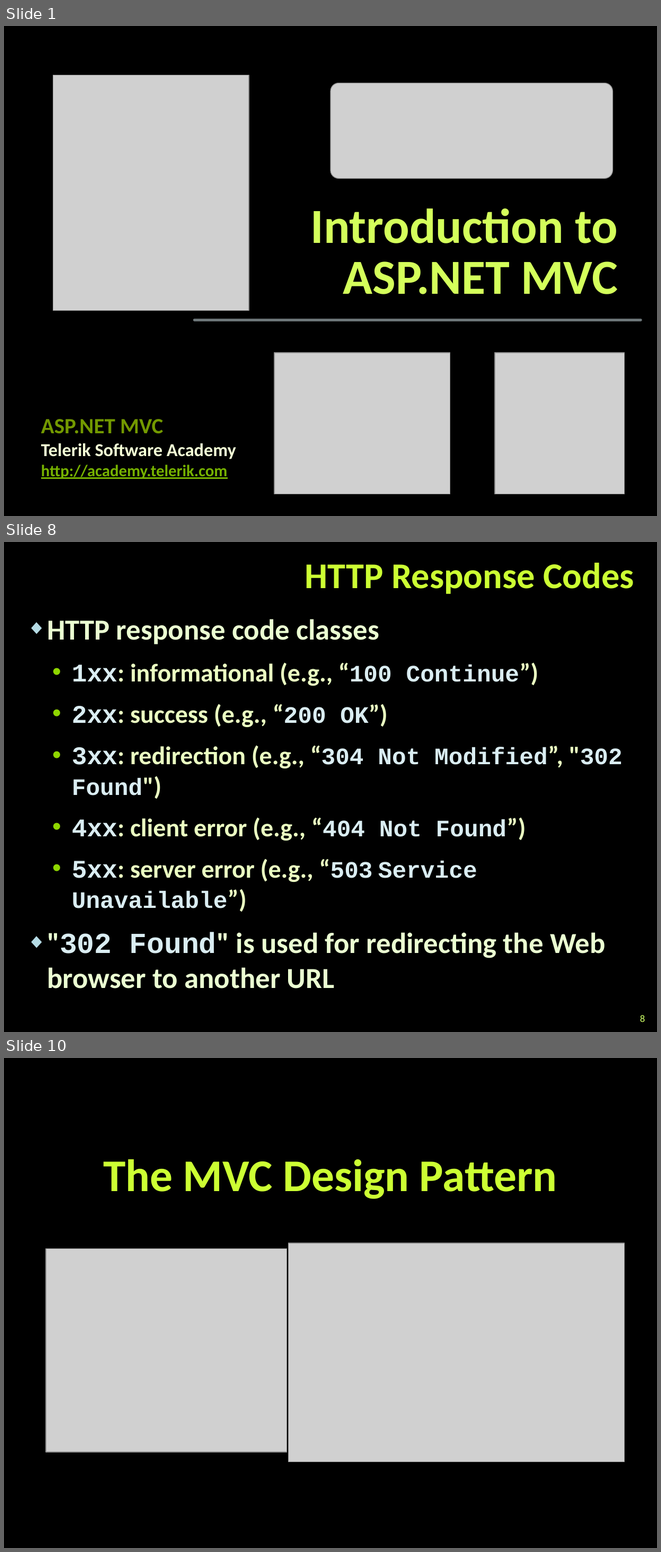
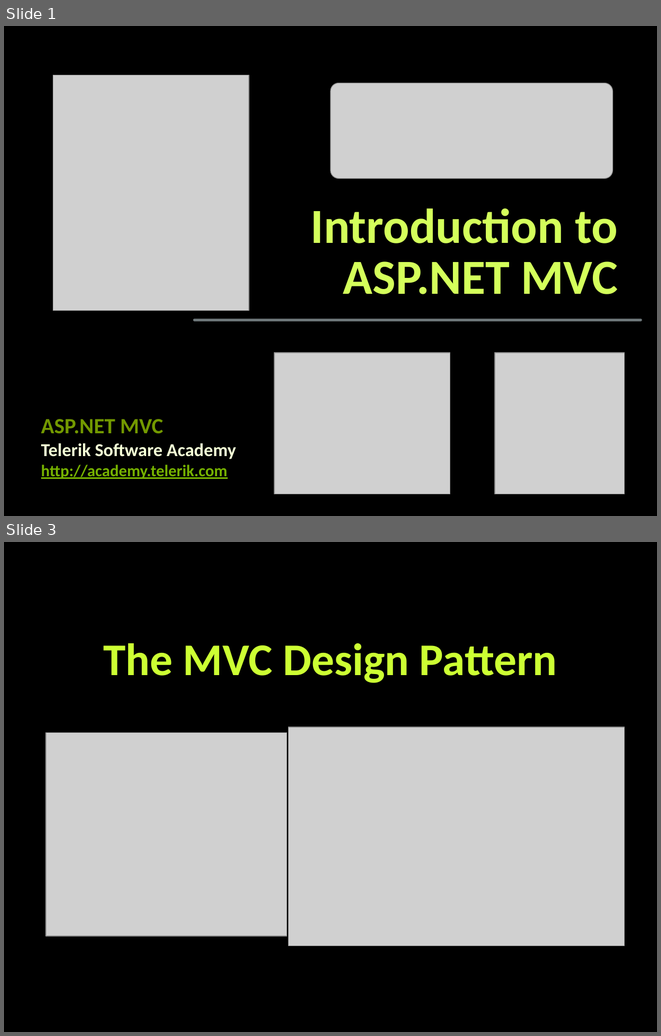
Before and after one commit to TelerikAcademy/ASP.NET-MVC, a slide deck: 01. Introduction-to-ASP.NET-MVC/Introduction to ASP.NET MVC.pptx. Shown one above the other, each under a label of ours: slides 1, 8 and 10 before the commit, slides 1 and 3 after it; the slides between them are not shown. The pictures are 661x1552 and 661x1036 pixels, drawn with LibreOffice and Linux fonts; fonts in the diff are those of the drawing; grey boxes stand for pictures; background and template pictures are left out. Boxes give left, top, right and bottom in pixels: in the first picture for what was removed or moved away, otherwise in the second. Text is boxed around its words. In the diff, an @@ line names an element or a change of style, - is before the commit and + after.

Commit message:
Removed HTTP slides from Introduction to ASP.NET MVC.pptx

```diff
--- a/01. Introduction-to-ASP.NET-MVC/Introduction to ASP.NET MVC.pptx
+++ b/01. Introduction-to-ASP.NET-MVC/Introduction to ASP.NET MVC.pptx
@@ slide 8 removed at (4,542,657,1032), background picture (left out) @@
@@ title removed at (305,563,634,594) @@
-HTTP Response Codes
@@ text removed at (47,619,623,988) @@
-◆ HTTP response code classes
-  • 1xx: informational (e.g., “100 Continue”)
-  • 2xx: success (e.g., “200 OK”)
-  • 3xx: redirection (e.g., “304 Not Modified”, "302 Found")
-  • 4xx: client error (e.g., “404 Not Found”)
-  • 5xx: server error (e.g., “503 Service Unavailable”)
-◆ "302 Found" is used for redirecting the Web browser to another URL
@@ page number removed at (640,1015,645,1022) @@
-8
@@ what was slide 10 is now slide 3 @@
```
Also in this commit, not shown: 4 slides changed, 6 other slides removed.
